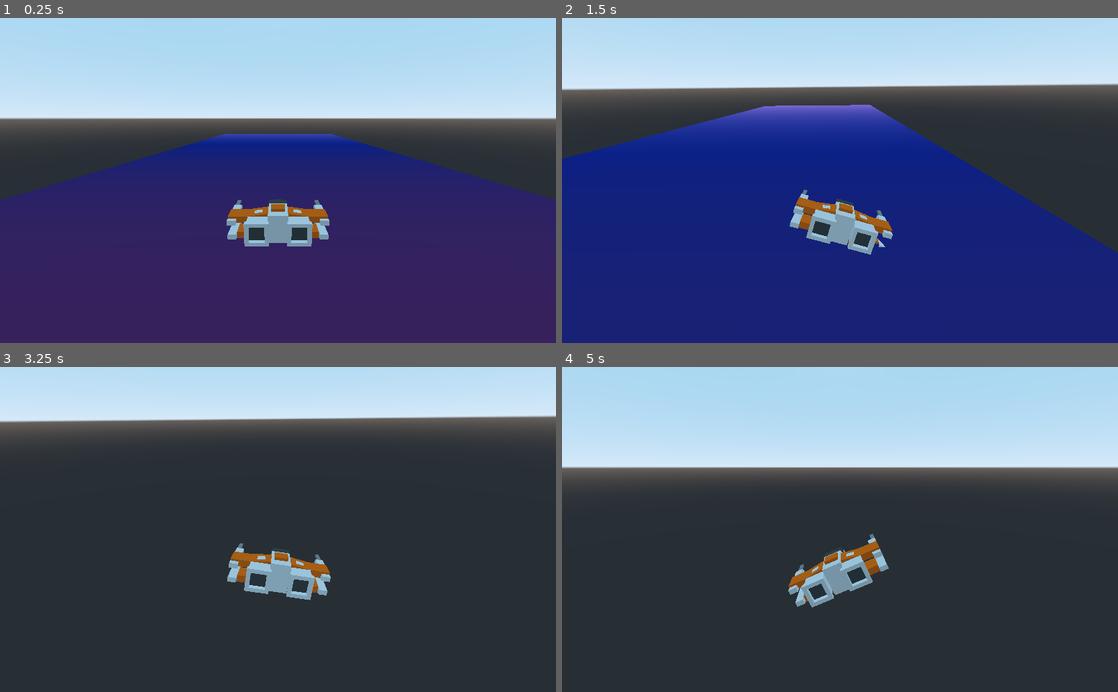
Above: before the commit, frames 1-4 (two rows, left to right).
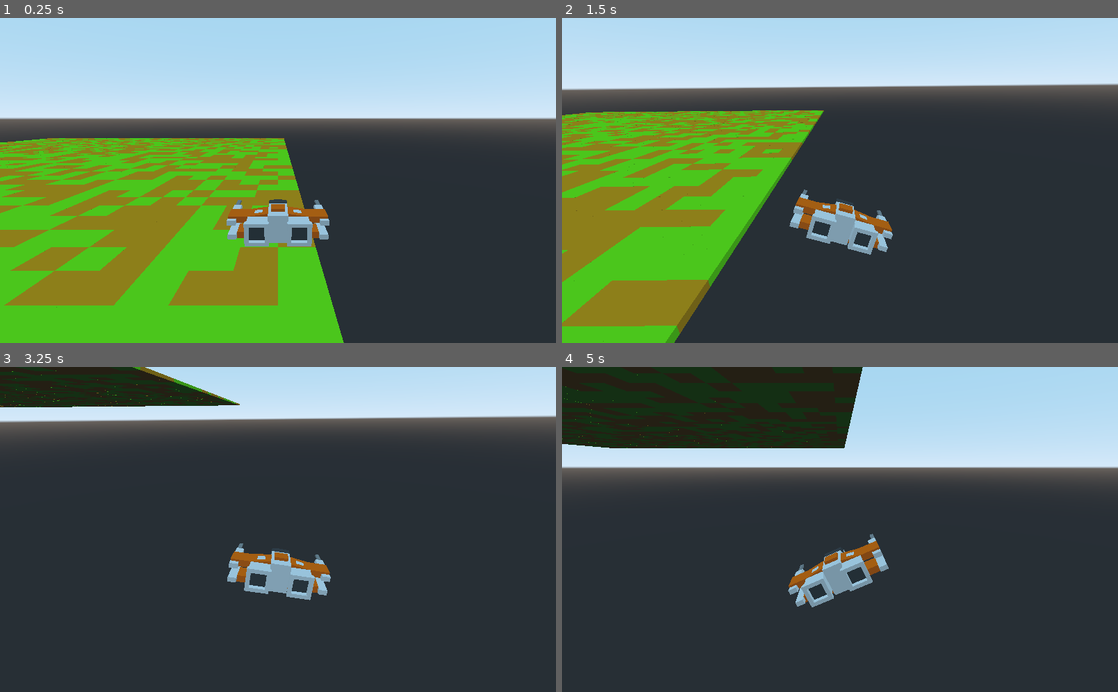
Above: after the commit, the same moments.

Repository: Cynthia-Lee/spaceship_flight_stick_game
Game: Godot game, scene res://Game.tscn
The game is run twice, just before and just after one commit, with the same random seed, the same clock (stepped at 60 frames per second) and the same inputs. Before the commit the project starts from res://World.tscn.
Inputs:
- Up to frame 1 (0.25 s): no input
- Up to frame 2 (1.5 s): hold D (right) 0.53-1.28 s; hold Space (shoot, bound only after the commit) 0.53-1.28 s; hold S (down) from 1.28 s (still down); tap Space (shoot, bound only after the commit) at 1.35 s
- Up to frame 3 (3.25 s): release S (down) at 2.03 s; hold D (right) 2.03-2.78 s; hold Space (shoot, bound only after the commit) 2.03-2.78 s; hold W (up) from 2.78 s (still down); tap Space (shoot, bound only after the commit) at 2.85 s
- Up to frame 4 (5 s): release W (up) at 3.53 s; hold Space (shoot, bound only after the commit) 3.53-4.28 s; hold A (left) from 3.53 s (still down); tap Space (shoot, bound only after the commit) at 4.35 s

The runs differ from the first frame. In frame 1, 58% of the frame differs, in the area x 0-100%, y 35-100%; in frame 2, 60%, in the area x 0-100%, y 26-100%; in frame 3, 4.3%; in frame 4, 13%.

Commit message:
Add files via upload

Diff:
--- /dev/null
+++ b/Spaceship Shooter/BasicBullet.gd
@@ -0,0 +1,20 @@
+extends Area
+var bullet_speed = 1000
+
+# Declare member variables here. Examples:
+# var a = 2
+# var b = "text"
+
+# Called when the node enters the scene tree for the first time.
+# func _ready():
+# 	pass # Replace with function body.
+
+# Called every frame. 'delta' is the elapsed time since the previous frame.
+#func _process(delta):
+#	pass
+
+func _physics_process(delta):
+	translate(transform.basis.z * bullet_speed * delta)
+
+func _on_BasicBullet_body_entered(body):
+	queue_free()
--- /dev/null
+++ b/Spaceship Shooter/CreateGroundLib.tscn
@@ -0,0 +1,48 @@
+[gd_scene load_steps=7 format=2]
+
+[sub_resource type="SpatialMaterial" id=1]
+albedo_color = Color( 0.466667, 0.945098, 0.0705882, 1 )
+
+[sub_resource type="CubeMesh" id=2]
+material = SubResource( 1 )
+size = Vector3( 10, 2, 10 )
+
+[sub_resource type="ConvexPolygonShape" id=3]
+points = PoolVector3Array( -5, 1, 5, 5, 1, -5, 5, 1, 5, -5, 1, -5, -5, -1, 5, 5, -1, -5, 5, -1, 5, -5, -1, -5, 5, 1, 5, -5, 1, -5, 5, 1, -5, -5, 1, 5, 5, -1, 5, -5, -1, -5, 5, -1, -5, -5, -1, 5, 5, 1, 5, -5, -1, 5, -5, 1, 5, 5, -1, 5, 5, 1, -5, -5, -1, -5, -5, 1, -5, 5, -1, -5 )
+
+[sub_resource type="SpatialMaterial" id=4]
+albedo_color = Color( 0.866667, 0.607843, 0.054902, 1 )
+
+[sub_resource type="CubeMesh" id=5]
+material = SubResource( 4 )
+size = Vector3( 10, 2, 10 )
+
+[sub_resource type="ConvexPolygonShape" id=6]
+points = PoolVector3Array( -5, 1, 5, 5, 1, -5, 5, 1, 5, -5, 1, -5, -5, -1, 5, 5, -1, -5, 5, -1, 5, -5, -1, -5, 5, 1, 5, -5, 1, -5, 5, 1, -5, -5, 1, 5, 5, -1, 5, -5, -1, -5, 5, -1, -5, -5, -1, 5, 5, 1, 5, -5, -1, 5, -5, 1, 5, 5, -1, 5, 5, 1, -5, -5, -1, -5, -5, 1, -5, 5, -1, -5 )
+
+[node name="GridMap" type="GridMap"]
+data = {
+"cells": PoolIntArray(  )
+}
+__meta__ = {
+"_editor_clip_": 0
+}
+
+[node name="Grass" type="MeshInstance" parent="."]
+mesh = SubResource( 2 )
+material/0 = null
+
+[node name="StaticBody" type="StaticBody" parent="Grass"]
+
+[node name="CollisionShape" type="CollisionShape" parent="Grass/StaticBody"]
+shape = SubResource( 3 )
+
+[node name="Dirt" type="MeshInstance" parent="."]
+transform = Transform( 1, 0, 0, 0, 1, 0, 0, 0, 1, 11, 0, 1 )
+mesh = SubResource( 5 )
+material/0 = null
+
+[node name="StaticBody" type="StaticBody" parent="Dirt"]
+
+[node name="CollisionShape" type="CollisionShape" parent="Dirt/StaticBody"]
+shape = SubResource( 6 )
--- /dev/null
+++ b/Spaceship Shooter/Game.gd
@@ -0,0 +1,33 @@
+extends Spatial
+
+export (PackedScene) var basic_bullet = preload("res://Player/Weapons/BasicBullet.tscn")
+onready var bullet_container = $BulletContainer
+
+var ground_size = Vector2(40,40)
+
+var next_chunk_coord = Vector3(0,0,0)
+onready var map = $World/Ground
+onready var player = $PlayerShip
+
+func _ready():
+	create_chunk(ground_size.x, ground_size.y)
+
+func _physics_process(delta):
+	var next_trigger = (next_chunk_coord.z * 10) - (ground_size.y * 10)
+	#var next_trigger = (next_chunk_coord.z) - (ground_size.y)
+	if player.translation.z > next_trigger:
+		create_chunk(ground_size.x, ground_size.y)
+
+func create_chunk(chunk_width, chunk_length):
+	for x in chunk_width:
+		for z in chunk_length:
+				var a = (randi() % 2)
+				map.set_cell_item(x, 0, z + next_chunk_coord.z + 1, a)
+
+
+	next_chunk_coord.z += chunk_length
+
+func _fire_bullet(trans):
+	var a = basic_bullet.instance()
+	a.global_transform = trans
+	bullet_container.add_child(a)
--- /dev/null
+++ b/Spaceship Shooter/Game.tscn
@@ -0,0 +1,46 @@
+[gd_scene load_steps=8 format=2]
+
+[ext_resource path="res://Game.gd" type="Script" id=1]
+[ext_resource path="res://Ground.res" type="MeshLibrary" id=2]
+[ext_resource path="res://PlayerShip.tscn" type="PackedScene" id=3]
+
+[sub_resource type="PlaneMesh" id=1]
+size = Vector2( 15, 2 )
+
+[sub_resource type="Gradient" id=2]
+offsets = PoolRealArray( 0.0526316, 0.309942, 0.643275, 0.918129, 1 )
+colors = PoolColorArray( 0.0483856, 0.589844, 0.564463, 1, 0.8125, 0.142822, 0.142822, 1, 0, 0.128326, 0.566406, 1, 0.988037, 0.617188, 1, 1, 1, 1, 1, 1 )
+
+[sub_resource type="GradientTexture" id=3]
+gradient = SubResource( 2 )
+
+[sub_resource type="SpatialMaterial" id=4]
+albedo_texture = SubResource( 3 )
+
+[node name="Game" type="Spatial" groups=[
+"game",
+]]
+script = ExtResource( 1 )
+
+[node name="World" type="Spatial" parent="."]
+
+[node name="Ground" type="GridMap" parent="World"]
+mesh_library = ExtResource( 2 )
+cell_size = Vector3( 10, 2, 10 )
+data = {
+"cells": PoolIntArray(  )
+}
+__meta__ = {
+"_editor_clip_": 0
+}
+
+[node name="MeshInstance" type="MeshInstance" parent="World"]
+transform = Transform( -4.37114e-006, 0, 90, 0, 1, 0, -100, 0, -3.93402e-006, 0, 0, 0 )
+visible = false
+mesh = SubResource( 1 )
+material/0 = SubResource( 4 )
+
+[node name="PlayerShip" parent="." instance=ExtResource( 3 )]
+transform = Transform( 1, 0, 0, 0, 1, 0, 0, 0, 1, 10, 13, 25 )
+
+[node name="BulletContainer" type="Spatial" parent="."]
--- /dev/null
+++ b/Spaceship Shooter/Player/Weapons/BasicBullet.tscn
@@ -0,0 +1,23 @@
+[gd_scene load_steps=5 format=2]
+
+[ext_resource path="res://BasicBullet.gd" type="Script" id=1]
+
+[sub_resource type="CubeMesh" id=1]
+size = Vector3( 1, 1, 2 )
+
+[sub_resource type="SpatialMaterial" id=2]
+albedo_color = Color( 0.219608, 0.945098, 1, 1 )
+
+[sub_resource type="ConvexPolygonShape" id=3]
+points = PoolVector3Array( -0.5, 0.5, 1, 0.5, 0.5, -1, 0.5, 0.5, 1, -0.5, 0.5, -1, -0.5, -0.5, 1, 0.5, -0.5, -1, 0.5, -0.5, 1, -0.5, -0.5, -1, 0.5, 0.5, 1, -0.5, 0.5, -1, 0.5, 0.5, -1, -0.5, 0.5, 1, 0.5, -0.5, 1, -0.5, -0.5, -1, 0.5, -0.5, -1, -0.5, -0.5, 1, 0.5, 0.5, 1, -0.5, -0.5, 1, -0.5, 0.5, 1, 0.5, -0.5, 1, 0.5, 0.5, -1, -0.5, -0.5, -1, -0.5, 0.5, -1, 0.5, -0.5, -1 )
+
+[node name="BasicBullet" type="Area"]
+script = ExtResource( 1 )
+
+[node name="MeshInstance" type="MeshInstance" parent="."]
+mesh = SubResource( 1 )
+material/0 = SubResource( 2 )
+
+[node name="CollisionShape" type="CollisionShape" parent="."]
+shape = SubResource( 3 )
+[connection signal="body_entered" from="." to="." method="_on_BasicBullet_body_entered"]
--- a/Spaceship Shooter/PlayerShip.gd
+++ b/Spaceship Shooter/PlayerShip.gd
@@ -1,11 +1,15 @@
 extends KinematicBody
+
+signal fire_bullet
+
+var ready_to_shoot = true
 
 # make ship lean
 var turn_right = false
 var turn_left = false
 
 var rot_x = 0.0
-var rot_y = 0.0
+var rot_y = 180.0
 var rot_z = 0.0
 
 var velocity = Vector3()
@@ -15,6 +19,10 @@
 var turn_speed = 35
 var speed = 100 # movement speed
 # 140
+
+func _ready():
+	for node in get_tree().get_nodes_in_group("game"):
+		connect("fire_bullet", node, "_fire_bullet")
 
 func _physics_process(delta):
 	get_input(delta)
@@ -67,7 +75,7 @@
 		# translate(transform.basis.x * speed * delta)
 		# Strafe
 		# rot_y += -turn_speed * delta
-		velocity += movement_guide.transform.basis.x * speed / 2
+		velocity += -movement_guide.transform.basis.x * speed / 2
 
 		turn_right = true
 	elif rot_z < 0.0: # make ship level out
@@ -81,7 +89,7 @@
 
 		# Strafe
 		# rotate_y(delta)
-		velocity += -movement_guide.transform.basis.x * speed / 2
+		velocity += movement_guide.transform.basis.x * speed / 2
 
 		turn_left = true
 	elif rot_z > 0.0:
@@ -90,3 +98,17 @@
 	rotation_degrees.x = rot_x
 	rotation_degrees.y = rot_y
 	rotation_degrees.z = rot_z
+
+	# shoot
+	if Input.is_action_pressed("shoot"):
+		if ready_to_shoot:
+			ready_to_shoot = false
+			$GunContainer/GunTimer.start()
+			# Tell Root node where to add bullets
+			var trans = $GunContainer/MuzzleLeft.global_transform
+			emit_signal("fire_bullet", trans)
+			trans = $GunContainer/MuzzleRight.global_transform
+			emit_signal("fire_bullet", trans)
+
+func _on_GunTimer_timeout():
+	ready_to_shoot = true
--- a/Spaceship Shooter/PlayerShip.tscn
+++ b/Spaceship Shooter/PlayerShip.tscn
@@ -41,3 +41,15 @@
 far = 400.0
 
 [node name="MovementGuide" type="Spatial" parent="."]
+
+[node name="GunContainer" type="Spatial" parent="."]
+
+[node name="MuzzleRight" type="Position3D" parent="GunContainer"]
+transform = Transform( 1, 0, 0, 0, 1, 0, 0, 0, 1, 9.44641, 2.22231, -9.54857 )
+
+[node name="MuzzleLeft" type="Position3D" parent="GunContainer"]
+transform = Transform( 1, 0, 0, 0, 1, 0, 0, 0, 1, -9.45826, 2.23317, -9.70264 )
+
+[node name="GunTimer" type="Timer" parent="GunContainer"]
+wait_time = 0.25
+[connection signal="timeout" from="GunContainer/GunTimer" to="." method="_on_GunTimer_timeout"]
--- a/Spaceship Shooter/project.godot
+++ b/Spaceship Shooter/project.godot
@@ -16,7 +16,7 @@
 [application]
 
 config/name="Spaceship Shooter"
-run/main_scene="res://World.tscn"
+run/main_scene="res://Game.tscn"
 config/icon="res://icon.png"
 
 [input]
@@ -45,6 +45,12 @@
 , Object(InputEventJoypadMotion,"resource_local_to_scene":false,"resource_name":"","device":0,"axis":0,"axis_value":1.0,"script":null)
  ]
 }
+shoot={
+"deadzone": 0.5,
+"events": [ Object(InputEventKey,"resource_local_to_scene":false,"resource_name":"","device":0,"alt":false,"shift":false,"control":false,"meta":false,"command":false,"pressed":false,"scancode":32,"unicode":0,"echo":false,"script":null)
+, Object(InputEventJoypadButton,"resource_local_to_scene":false,"resource_name":"","device":0,"button_index":0,"pressure":0.0,"pressed":false,"script":null)
+ ]
+}
 
 [rendering]
 
Binary file added: Spaceship Shooter/Ground.res
